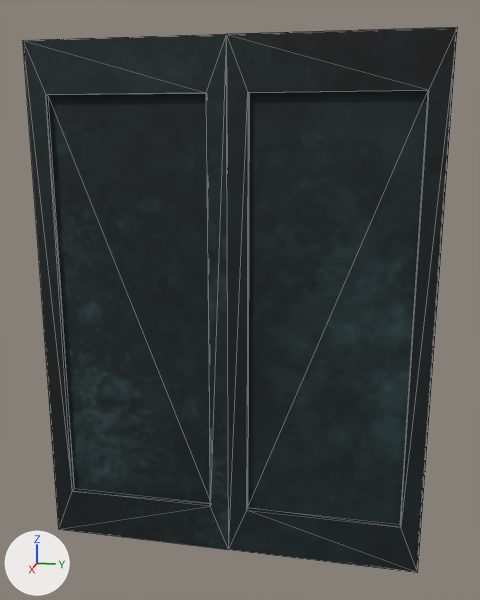
What one commit did to the FBX model TheDivineAdventure/TheDivineAdventure/bin/Release/netcoreapp3.1/Content/Level_Data/Level_1/MOD_L1_Door02.fbx.
Before and after are seen from a 50 mm lens placed at (0.493, 0.109, 0.367), pointed at (-0.004, 0.01, 0.243). Arrows for +X, +Y and +Z are at lower left; the lights stay in place. Mesh edges are drawn as thin lines. Where no turn or scale is listed for an object, it has been applied to the vertices.
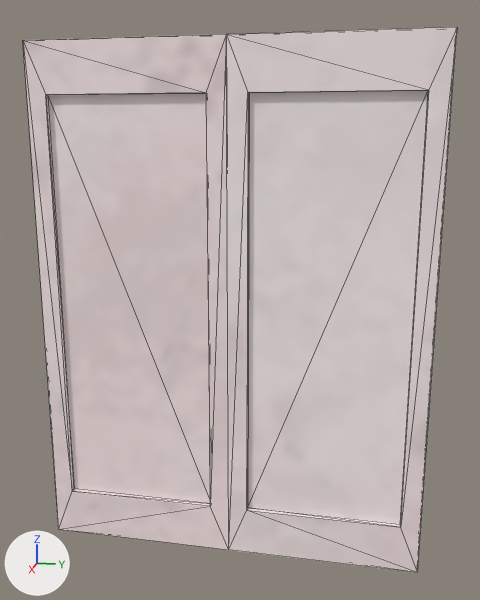
What differs and where, as boxes [x1, y1, x2, y2] in the pictures (480 x 600 px):
'Cube.001', surface changed (black to grey): [23, 27, 457, 573] in both

The change in detail:
Picture 'TEX_PrideStatue.png' (img_tex_pridestatue_png) is new.
Material 'Material3' (mat_material3) changes its picture from img_tex_column02_png to img_tex_pridestatue_png.
